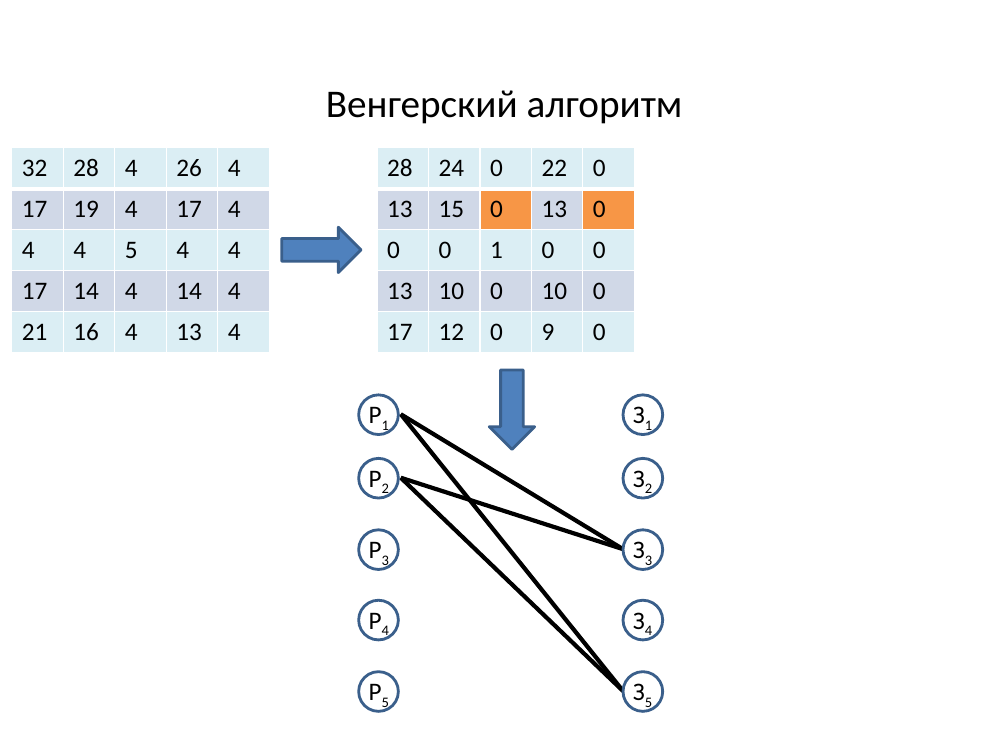
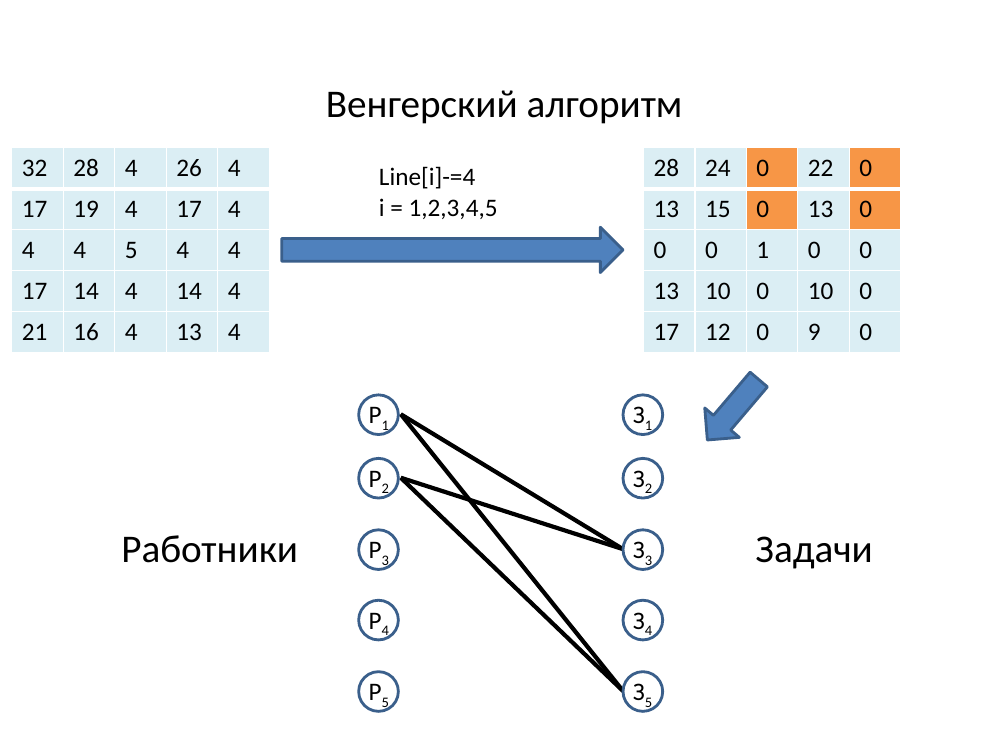
Before and after one commit to SteinbergOB/ANG, a slide deck: slide 136 of Презентации/Лекция 4.pptx (slide 115 before the commit). Drawn at 1008x756 pixels with LibreOffice and Linux fonts; fonts in the diff are those of the drawing. Boxes give left, top, right and bottom in pixels: in the first picture for what was removed or moved away, otherwise in the second. Text is boxed around its words. In the diff, an @@ line names an element or a change of style, - is before the commit and + after.

```diff
--- a/Презентации/Лекция 4.pptx
+++ b/Презентации/Лекция 4.pptx
@@ table at [12,148,269,353] @@
@@ fill #D0D8E8 to #DBEEF4 in 10 cells @@
@@ table at [643,148,900,353] @@
@@ fill #DBEEF4 to #F79646 in 2 cells @@
@@ fill #D0D8E8 to #DBEEF4 in 8 cells @@
@@ table: place and size @@
-table at [377,148,634,353]
+table at [643,148,900,353]
@@ text added at [379,166,498,219], 18 pt, text #000000 @@
+Line[i]-=4
+i = 1,2,3,4,5
@@ right arrow: place and size @@
-right arrow at [282,227,362,272]
+right arrow at [282,227,624,272]
@@ right arrow at [690,365,776,455]: rotation 90 to 130 degrees @@
@@ text added at [121,535,298,563], 28 pt, text #000000 @@
+Работники
@@ text added at [755,536,872,569], 28 pt, text #000000 @@
+Задачи
```
Also in this commit, not shown: 54 other slides changed, 61 slides added, 1 slide removed.
